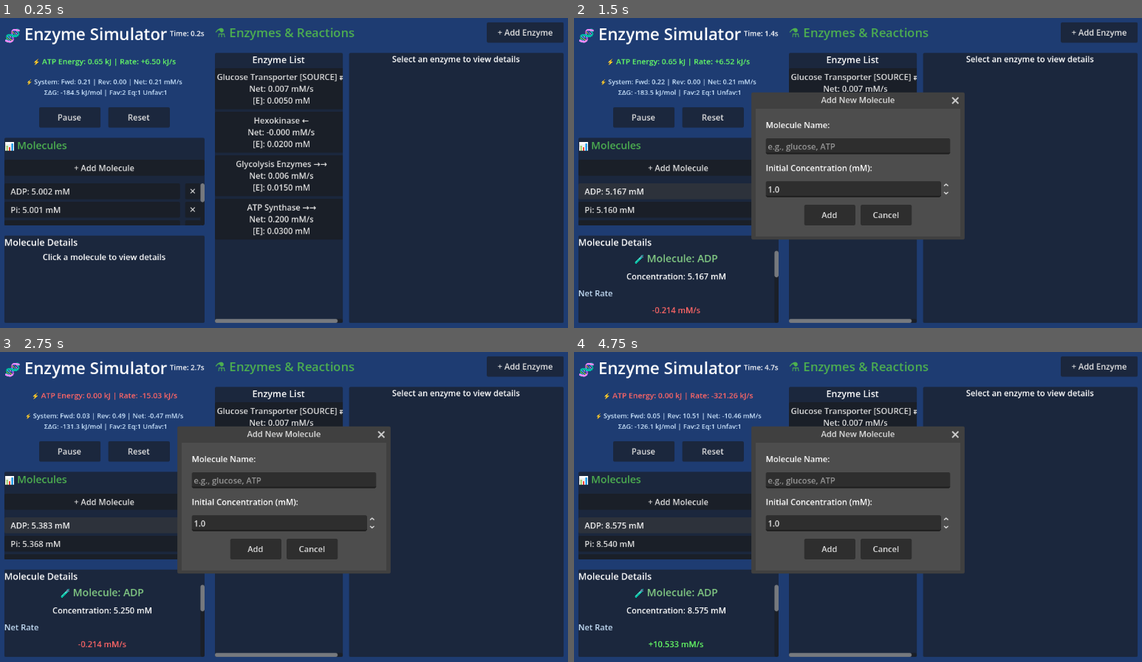
Above: before the commit, frames 1-4 (two rows, left to right).
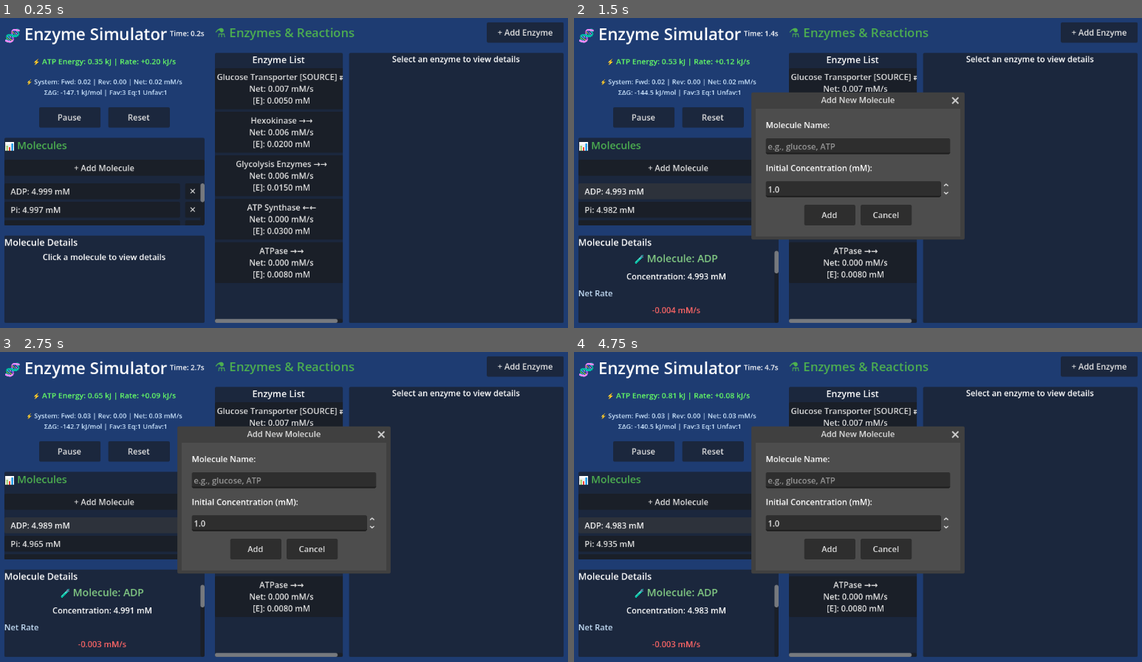
Above: after the commit, the same moments.

Repository: Ctharo/CellPhys
Game: Godot game, scene res://main.tscn
Same seed, same stepped clock (60 frames per second), same inputs: the game is played once before the commit and once after it.
Inputs (mouse positions are in pixels of both pictures, inside the frame that each line leads up to):
- Up to frame 1 (0.25 s): no input
- Up to frame 2 (1.5 s): click "+ Add Molecule" at 0.5 s; click (664, 191) at 1.25 s, where only the run before the commit has a clickable "ADP: 5.140 mM"
- Up to frame 3 (2.75 s): click (90, 525) at 2 s, where only the run before the commit has a clickable "ADP: 5.272 mM"
- Up to frame 4 (4.75 s): click (664, 525) at 2.75 s, where only the run before the commit has a clickable "ADP: 5.383 mM"; click (664, 525) at 3.5 s, where only the run before the commit has a clickable "ADP: 5.445 mM"; click (664, 525) at 4.25 s, where only the run before the commit has a clickable "ADP: 5.673 mM"

The runs differ from the first frame. In frame 1, 0.8% of the frame differs, in the area x 3-56%, y 13-85%; in frame 2, 0.5%; in frame 3, 1.1%; in frame 4, 1.3%, in the area x 3-56%, y 13-96%.

Commit message:
Add irreversibility flag to reactions
Introduces an is_irreversible property to the Reaction class and updates enzyme initialization to set this flag for key steps. Reverse rate calculation now respects irreversibility, and reaction summaries display a directional arrow for irreversible reactions.

Diff:
--- a/enzyme_simulator.gd
+++ b/enzyme_simulator.gd
@@ -92,6 +92,7 @@
 	hex_rxn.initial_vmax = 5.0
 	hex_rxn.km = 0.15  ## Lower Km for better substrate binding
 	hex_rxn.initial_km = 0.15
+	hex_rxn.is_irreversible = true  ## This is a committed step in glycolysis
 	hexokinase.add_reaction(hex_rxn)
 	hexokinase.inhibitors["G6P"] = 0.5  ## Product inhibition (higher Ki)
 
@@ -114,34 +115,36 @@
 
 	## ATP Synthase (represents oxidative phosphorylation)
 	## ADP + Pi → ATP (powered by proton gradient in reality)
+	## This reaction is IRREVERSIBLE under normal physiological conditions
 	var atp_synthase = add_enzyme_object("ATP Synthase")
 	atp_synthase.concentration = 0.03  ## Higher concentration
 	var atp_synth_rxn = create_reaction("ATP Synthesis")
 	atp_synth_rxn.substrates["ADP"] = 1.0
 	atp_synth_rxn.substrates["Pi"] = 1.0
 	atp_synth_rxn.products["ATP"] = 1.0
-	atp_synth_rxn.delta_g = 30.5  ## Unfavorable, requires energy input
+	atp_synth_rxn.delta_g = 30.5  ## Unfavorable thermodynamically (needs proton gradient)
 	atp_synth_rxn.vmax = 8.0  ## High capacity for ATP synthesis
 	atp_synth_rxn.initial_vmax = 8.0
 	atp_synth_rxn.km = 1.0  ## Higher Km
 	atp_synth_rxn.initial_km = 1.0
+	atp_synth_rxn.is_irreversible = true  ## Cannot run backwards (would require ATP hydrolysis to pump protons)
 	atp_synthase.add_reaction(atp_synth_rxn)
 	atp_synthase.inhibitors["ATP"] = 1.0  ## Product inhibition (higher Ki)
 	atp_synthase.activators["Pyruvate"] = 5.0  ## Strongly activated by metabolic fuel
 
-	### ATPase: ATP → ADP + Pi (ATP consumption/hydrolysis)
-	#var atpase = add_enzyme_object("ATPase")
-	#atpase.concentration = 0.008  ## Lower concentration
-	#var atp_hydro = create_reaction("ATP Hydrolysis")
-	#atp_hydro.substrates["ATP"] = 1.0
-	#atp_hydro.products["ADP"] = 1.0
-	#atp_hydro.products["Pi"] = 1.0
-	#atp_hydro.delta_g = -30.5  ## Highly favorable
-	#atp_hydro.vmax = 1.5  ## Lower consumption rate
-	#atp_hydro.initial_vmax = 1.5
-	#atp_hydro.km = 1.5  ## Higher Km (only active when ATP is abundant)
-	#atp_hydro.initial_km = 1.5
-	#atpase.add_reaction(atp_hydro)
+	## ATPase: ATP → ADP + Pi (ATP consumption/hydrolysis)
+	var atpase = add_enzyme_object("ATPase")
+	atpase.concentration = 0.008  ## Lower concentration
+	var atp_hydro = create_reaction("ATP Hydrolysis")
+	atp_hydro.substrates["ATP"] = 1.0
+	atp_hydro.products["ADP"] = 1.0
+	atp_hydro.products["Pi"] = 1.0
+	atp_hydro.delta_g = -30.5  ## Highly favorable
+	atp_hydro.vmax = 1.5  ## Lower consumption rate
+	atp_hydro.initial_vmax = 1.5
+	atp_hydro.km = 1.5  ## Higher Km (only active when ATP is abundant)
+	atp_hydro.initial_km = 1.5
+	atpase.add_reaction(atp_hydro)
 
 func simulate_step() -> void:
 	## Update enzyme concentrations (creation/degradation)
--- a/reaction.gd
+++ b/reaction.gd
@@ -19,6 +19,9 @@
 ## Thermodynamic parameters
 var delta_g: float = -5.0        ## ΔG° in kJ/mol (standard free energy change)
 var temperature: float = 310.0   ## Temperature in Kelvin (37°C)
+
+## Reaction constraints
+var is_irreversible: bool = false  ## If true, reaction cannot go in reverse
 
 ## Runtime state
 var current_forward_rate: float = 0.0
@@ -120,6 +123,11 @@
 
 ## Calculate reverse rate (products → substrates)
 func calculate_reverse_rate(molecules: Dictionary, enzyme_conc: float) -> float:
+	## Check for irreversibility first
+	if is_irreversible:
+		current_reverse_rate = 0.0
+		return 0.0
+
 	if enzyme_conc <= 0.0 or is_source() or is_sink():
 		current_reverse_rate = 0.0
 		return 0.0
@@ -188,4 +196,6 @@
 	if product_str == "":
 		product_str = "∅"
 
-	return "%s ⇄ %s" % [substrate_str, product_str]
+	## Use arrow to indicate irreversibility
+	var arrow = "→" if is_irreversible else "⇄"
+	return "%s %s %s" % [substrate_str, arrow, product_str]
